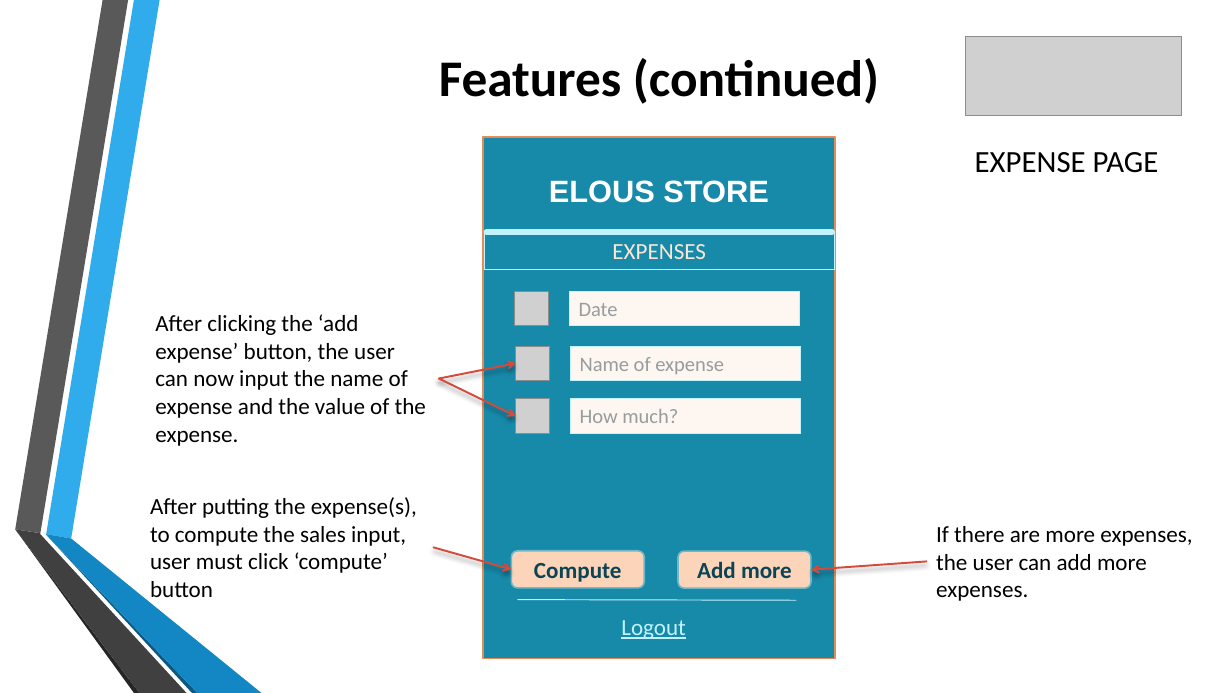
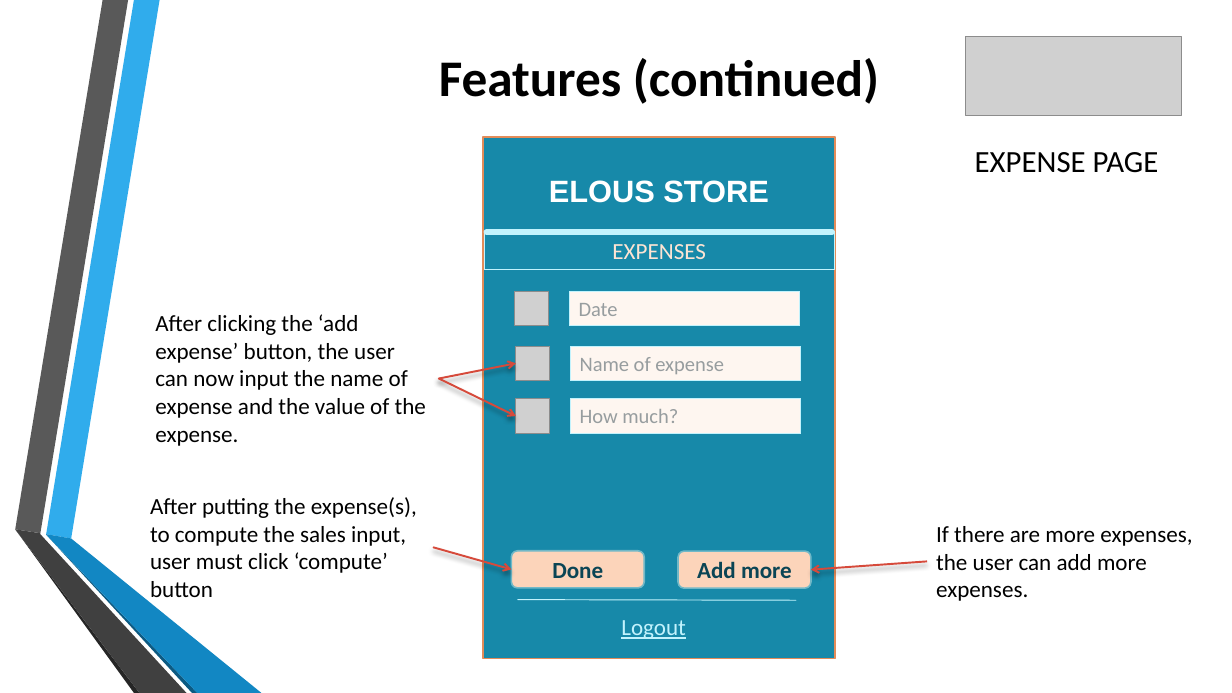
Before and after one commit to jgtadeo/Project--MOBAPPL, a slide deck: slide 16 of Mobile Application.pptx. Drawn at 1232x693 pixels with LibreOffice and Linux fonts; fonts in the diff are those of the drawing; grey boxes stand for pictures; background and template pictures are left out. Boxes give left, top, right and bottom in pixels: in the first picture for what was removed or moved away, otherwise in the second. Text is boxed around its words. In the diff, an @@ line names an element or a change of style, - is before the commit and + after.

Commit message:
update ppt

```diff
--- a/Mobile Application.pptx
+++ b/Mobile Application.pptx
@@ text in rounded rectangle at [552,563,603,578]: text changed @@
-Compute
+Done
```
